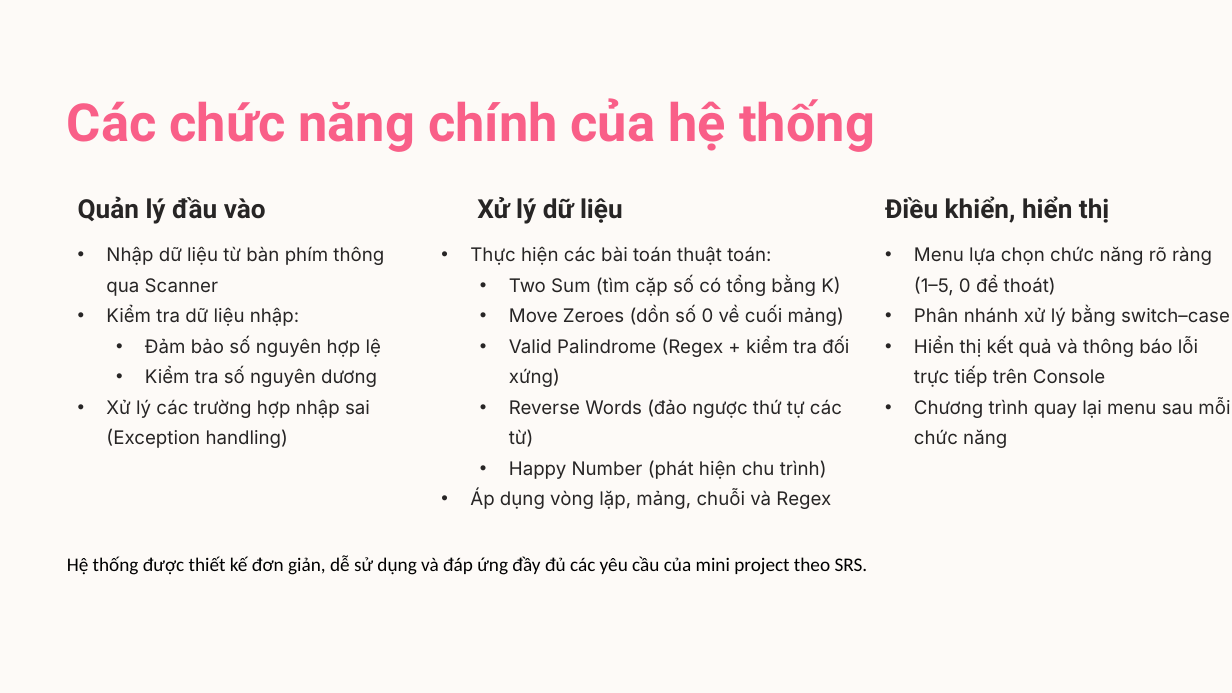
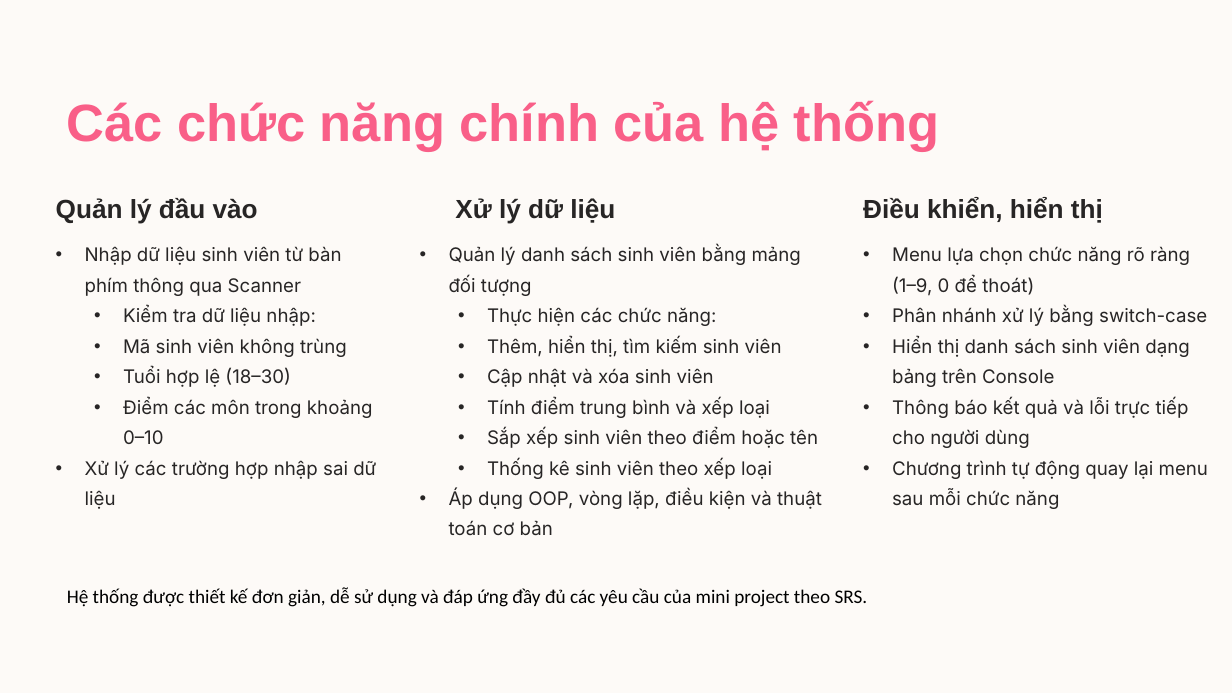
Before and after one commit to letoan0902/Java_Fundamental, a slide deck: slide 4 of BAO-CAO-MINI-PROJECT-SESSION-05-JAVA-CORE.pptx. Drawn at 1232x693 pixels with LibreOffice and Linux fonts; fonts in the diff are those of the drawing; background and template pictures are left out. Boxes give left, top, right and bottom in pixels: in the first picture for what was removed or moved away, otherwise in the second. Text is boxed around its words. In the diff, an @@ line names an element or a change of style, - is before the commit and + after.

```diff
--- a/BAO-CAO-MINI-PROJECT-SESSION-05-JAVA-CORE.pptx
+++ b/BAO-CAO-MINI-PROJECT-SESSION-05-JAVA-CORE.pptx
@@ font Roboto to Arial in 4 elements at (67,100,939,151), (455,198,615,223), (863,197,1103,223), (56,198,258,223) @@
@@ text "Quản lý đầu vào": place and size @@
-text "Quản lý đầu vào" at (78,196,266,224)
+text "Quản lý đầu vào" at (56,198,258,223)
@@ text "Xử lý dữ liệu": place and size @@
-text "Xử lý dữ liệu" at (477,197,623,224)
+text "Xử lý dữ liệu" at (455,198,615,223)
@@ text "Điều khiển, hiển thị": place and size @@
-text "Điều khiển, hiển thị" at (885,196,1109,223)
+text "Điều khiển, hiển thị" at (863,197,1103,223)
@@ text "Nhập dữ liệu sinh viên ...": place and size @@
-text "Nhập dữ liệu sinh viên ..." at (106,246,384,448)
+text "Nhập dữ liệu sinh viên ..." at (85,246,376,509)
@@ text at (85,246,341,296): text changed @@
-• Nhập dữ liệu từ bàn phím thông qua Scanner
+• Nhập dữ liệu sinh viên từ bàn phím thông qua Scanner
@@ text at (449,246,822,509): text changed @@
-• Thực hiện các bài toán thuật toán:
-  • Two Sum (tìm cặp số có tổng bằng K)
-  • Move Zeroes (dồn số 0 về cuối mảng)
-  • Valid Palindrome (Regex + kiểm tra đối xứng)
-  • Reverse Words (đảo ngược thứ tự các từ)
-  • Happy Number (phát hiện chu trình)
-• Áp dụng vòng lặp, mảng, chuỗi và Regex
+• Quản lý danh sách sinh viên bằng mảng đối tượng
+  • Thực hiện các chức năng:
+  • Thêm, hiển thị, tìm kiếm sinh viên
+  • Cập nhật và xóa sinh viên
+  • Tính điểm trung bình và xếp loại
+  • Sắp xếp sinh viên theo điểm hoặc tên
+  • Thống kê sinh viên theo xếp loại
+• Áp dụng OOP, vòng lặp, điều kiện và thuật toán cơ bản
@@ text at (892,246,1208,509): text changed @@
-• Menu lựa chọn chức năng rõ ràng (1–5, 0 để thoát)
-• Phân nhánh xử lý bằng switch–case
-• Hiển thị kết quả và thông báo lỗi trực tiếp trên Console
-• Chương trình quay lại menu sau mỗi chức năng
+• Menu lựa chọn chức năng rõ ràng (1–9, 0 để thoát)
+• Phân nhánh xử lý bằng switch-case
+• Hiển thị danh sách sinh viên dạng bảng trên Console
+• Thông báo kết quả và lỗi trực tiếp cho người dùng
+• Chương trình tự động quay lại menu sau mỗi chức năng
@@ text at (123,307,315,326): list level 1 to 2 in "Kiểm tra dữ liệu nhập:" @@
@@ text at (85,338,376,509): text changed @@
-  • Đảm bảo số nguyên hợp lệ
-  • Kiểm tra số nguyên dương
-• Xử lý các trường hợp nhập sai (Exception handling)
+  • Mã sinh viên không trùng
+  • Tuổi hợp lệ (18–30)
+  • Điểm các môn trong khoảng 0–10
+• Xử lý các trường hợp nhập sai dữ liệu
@@ text "Hệ thống được thiết kế ...": place and size @@
-text "Hệ thống được thiết kế ..." at (67,555,868,575)
+text "Hệ thống được thiết kế ..." at (67,587,868,607)
```
Also in this commit, not shown: 6 other slides changed, 2 slides added, 2 slides removed, 5 other files.
